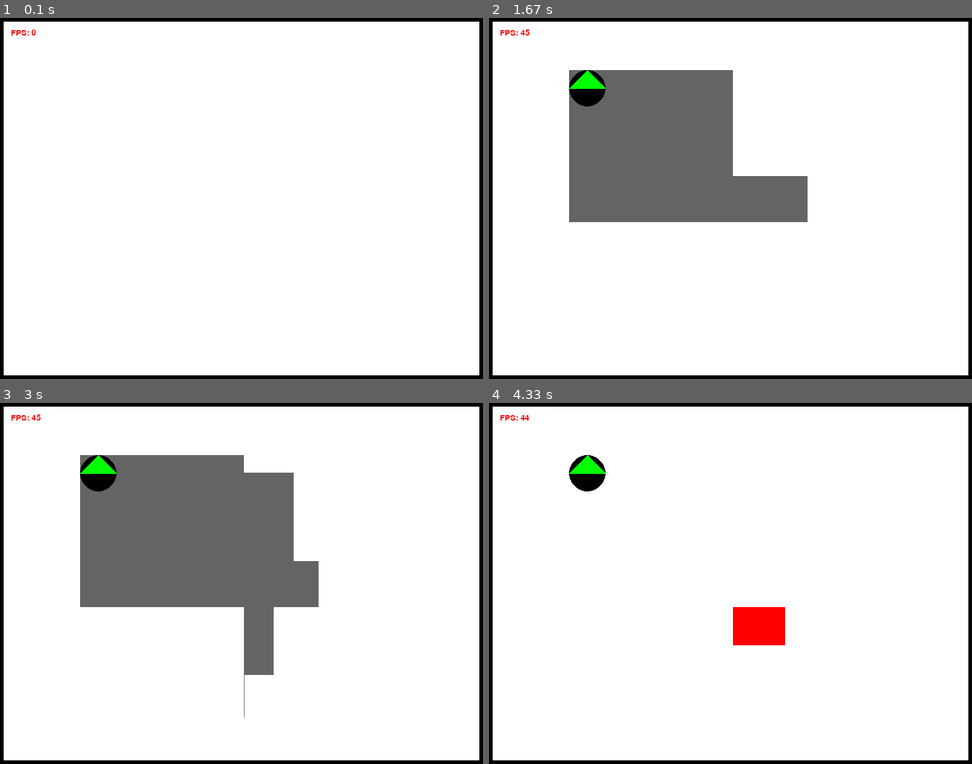
Above: before the commit, frames 1-4 (two rows, left to right).
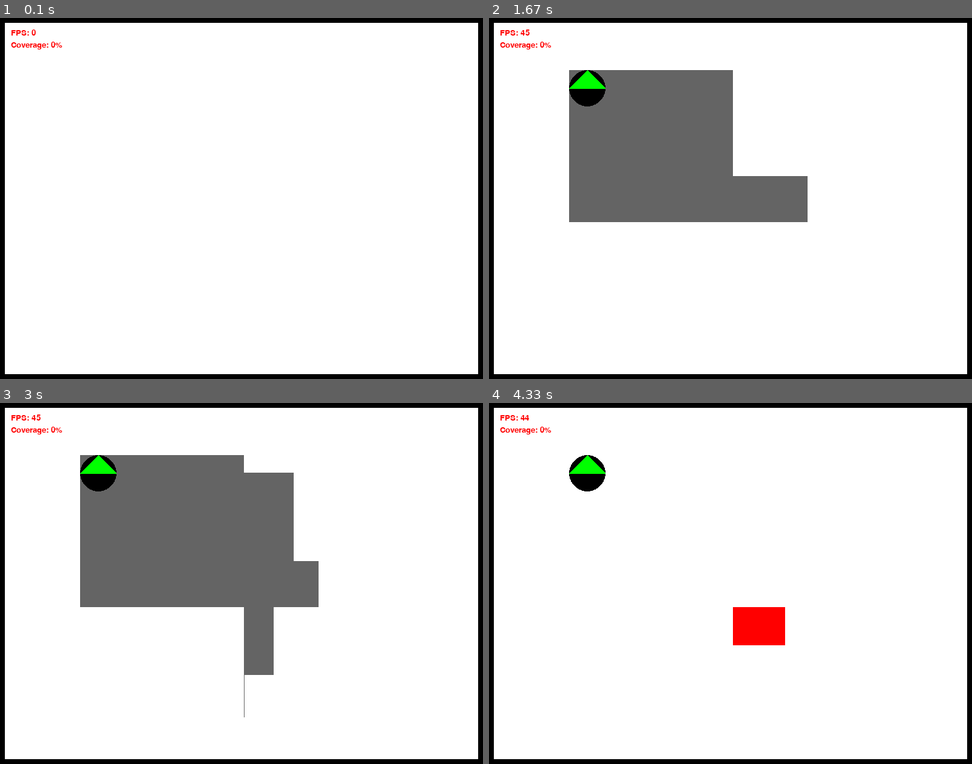
Above: after the commit, the same moments.

Repository: StatueFungus/VacuumCleanerSim
Game: pygame game, started from VacuumCleanerSim.py
Two runs of this game, one before a commit and one after it. Both use one fixed random seed, a clock stepped at 60 frames per second and the inputs below.
Inputs (mouse positions are in pixels of both pictures, inside the frame that each line leads up to):
- Up to frame 1 (0.1 s): no input
- Up to frame 2 (1.67 s): press the mouse at (735, 223) at 0.37 s; move the mouse to (672, 212) at 0.47 s; release the mouse at (614, 202) at 0.6 s; press the mouse at (735, 223) at 0.7 s; move the mouse to (653, 144) at 0.8 s; release the mouse at (571, 68) at 0.93 s; tap R at 1 s; press the mouse at (735, 223) at 1.37 s; move the mouse to (769, 198) at 1.47 s; release the mouse at (807, 176) at 1.6 s
- Up to frame 3 (3 s): press the mouse at (246, 608) at 1.7 s; move the mouse to (246, 662) at 1.8 s; release the mouse at (246, 717) at 1.93 s; press the mouse at (246, 608) at 2.03 s; move the mouse to (270, 540) at 2.13 s; release the mouse at (294, 471) at 2.27 s; press the mouse at (246, 608) at 2.37 s; move the mouse to (260, 641) at 2.47 s; release the mouse at (275, 673) at 2.6 s
- Up to frame 4 (4.33 s): press the mouse at (735, 608) at 3.2 s; move the mouse to (744, 644) at 3.3 s; release the mouse at (754, 680) at 3.43 s; tap C at 3.83 s; press the mouse at (735, 608) at 4.2 s; move the mouse to (783, 644) at 4.3 s

The runs differ from the first frame. In frame 1, 1.2% of the frame differs, in the area x 0-100%, y 1-99%; in frame 2, 1.2%; in frame 3, 1.2%; in frame 4, 1.2%.

Commit message:
shows percentage of the coverage

Diff:
--- a/RoomEnvironment.py
+++ b/RoomEnvironment.py
@@ -2,9 +2,10 @@
 from events.ObstacleAdded import ObstacleAdded
 from events.RobotPlaced import RobotPlaced
 from events.TileCovered import TileCovered
+from sprite import Box
 from sprite.Obstacle import Obstacle
 from sprite.Robot import Robot
-from sprite.Tile import Tile
+from sprite.Tile import Tile, TileState
 from utils.colorUtils import DARK_GREY
 from utils.listUtils import filter_none
 
@@ -20,8 +21,8 @@
         self.height = height
         self.tile_size = tile_size
 
+        self.initialize_tiles()
         self.initialize_walls()
-        self.initialize_tiles()
 
     def update(self, events):
         new_events = []
@@ -46,7 +47,8 @@
         self.walls.append(Obstacle(self.width - self.tile_size, self.tile_size, self.tile_size,
                                    self.height - 2 * self.tile_size))
 
-        self.obstacles = list(self.walls)
+        for obstacle in self.walls:
+            self._add_obstacle(obstacle)
 
     def initialize_tiles(self):
         for x in range(0, self.width, self.tile_size):
@@ -95,8 +97,14 @@
 
         # return ObstacleAdded event with clipped obstacle
         new_obstacle = Obstacle(x, y, width, height, DARK_GREY)
-        self.obstacles.append(new_obstacle)
+        self._add_obstacle(new_obstacle)
         return ObstacleAdded(new_obstacle)
+
+    def _add_obstacle(self, obstacle: Obstacle):
+        self.obstacles.append(obstacle)
+        affected_tiles = self.get_affected_tiles(obstacle.rect.x, obstacle.rect.y, obstacle.width, obstacle.height)
+        for tile in affected_tiles:
+            tile.state = TileState.COVERED_BY_OBSTACLE
 
     def handle_drawn_robot(self, robot):
         x, y, radius = robot[0], robot[1], robot[2]
@@ -120,7 +128,8 @@
         if self.robot is not None:
             x, y, r = self.robot.x, self.robot.y, self.robot.radius
             affected_tiles = self.get_affected_tiles(x, y, r * 2, r * 2)
-            affected_covered_tiles = filter(lambda t: not t.covered and self.robot.covers_tile(t), affected_tiles)
+            affected_covered_tiles = list(filter(lambda t: t.state == TileState.UNCOVERED and self.robot.covers_tile(t),
+                                                 affected_tiles))
 
             covered_tiles_events.extend(map(lambda t: TileCovered(t), affected_covered_tiles))
         return covered_tiles_events
@@ -130,10 +139,19 @@
         start_x = int(x / self.tile_size)
         start_y = int(y / self.tile_size)
         end_x = int((x + width) / self.tile_size)
+        end_x = end_x - 1 if x % self.tile_size == 0 else end_x
         end_y = int((y + height) / self.tile_size)
+        end_y = end_y - 1 if y % self.tile_size == 0 else end_y
 
         for idx_x in range(start_x, end_x + 1):
             for idx_y in range(start_y, end_y + 1):
                 affected_tiles.append(self.tiles[idx_x][idx_y])
 
         return affected_tiles
+
+    def get_tile_count(self):
+        count = 0
+        for col in self.tiles:
+            uncovered_tiles = list(filter(lambda t: t.state == TileState.UNCOVERED, col))
+            count = count + len(uncovered_tiles)
+        return count
--- a/VacuumCleanerSim.py
+++ b/VacuumCleanerSim.py
@@ -68,6 +68,7 @@
                 if self.run_mode == Runmode.BUILD:  # it is not possible to switch from sim to build mode
                     self.run_mode = Runmode.SIM
                     self.visualizer.set_run_mode(self.run_mode)
+                    self.visualizer.set_tile_count(self.environment.get_tile_count())
                     log.error("Switched run mode to simulation")
             elif event.type == KEYDOWN and event.key == K_ESCAPE:
                 sys.exit()
--- a/Visualizer.py
+++ b/Visualizer.py
@@ -35,6 +35,10 @@
 
         self.obstacle_group = pygame.sprite.Group()
         self.obstacle_group.add(env.obstacles)
+
+        # --- used for statistic --
+        self.tile_count = 0
+        self.covered_tiles = 0
 
         # --- Temp rectangle for placing new rectangles ---
         self.mouse_down = False
@@ -83,6 +87,7 @@
                 log.error("Robot placed")
                 self.robot_group.add(event.placed_robot)
             if event.type == EventType.TILE_COVERED:
+                self.covered_tiles = self.covered_tiles + 1
                 self.tile_group.add(event.tile)
 
     def get_draw_events(self):
@@ -113,15 +118,24 @@
     def set_run_mode(self, new_run_mode):
         self.run_mode = new_run_mode
 
+    def set_tile_count(self, count: int):
+        self.tile_count = count
+
     def draw_fps(self):
         if conf["debug"]["draw_fps"]:
             fps = self.font.render("FPS: " + str(int(self.clock.get_fps())), True, RED)
             self.screen.blit(fps, (20, 20))
 
+    def draw_coverage(self):
+        if conf["debug"]["draw_coverage"]:
+            percentage = self.covered_tiles / self.tile_count * 100 if self.tile_count > 0 else 0
+            coverage_text = self.font.render("Coverage: " + str(int(percentage)) + "%", True, RED)
+            self.screen.blit(coverage_text, (20, 40))
+
     def draw_time(self):
         if conf["debug"]["draw_time"] and self.run_mode == Runmode.SIM:
             time = self.font.render("Time: " + str(self.ticks), True, RED)
-            self.screen.blit(time, (20, 40))
+            self.screen.blit(time, (20, 60))
 
     def draw(self):
         self.screen.fill(WHITE)
@@ -139,5 +153,6 @@
         self.draw_temp_rectangle()
         self.draw_fps()
         self.draw_time()
+        self.draw_coverage()
 
         pygame.display.flip()
--- a/conf/config.json
+++ b/conf/config.json
@@ -1,6 +1,6 @@
 {
   "environment": {
-    "tile_size": 8,
+    "tile_size": 10,
     "width": 800,
     "height": 600
   },
--- a/events/TileCovered.py
+++ b/events/TileCovered.py
@@ -1,5 +1,5 @@
 from events.EventType import EventType
-from sprite.Tile import Tile
+from sprite.Tile import Tile, TileState
 
 
 class TileCovered:
@@ -7,3 +7,4 @@
 
     def __init__(self, tile: Tile):
         self.tile = tile
+        self.tile.state = TileState.COVERED
--- a/sprite/Tile.py
+++ b/sprite/Tile.py
@@ -1,3 +1,5 @@
+from enum import Enum
+
 from sprite.Box import Box
 from utils.colorUtils import LIGHT_GREY
 from utils.confUtils import CONF as conf
@@ -9,4 +11,10 @@
         ts = conf["environment"]["tile_size"]
         super().__init__(x, y, ts, ts, LIGHT_GREY)
 
-        self.covered = False
+        self.state = TileState.UNCOVERED
+
+
+class TileState(Enum):
+    UNCOVERED = 0
+    COVERED = 1
+    COVERED_BY_OBSTACLE = 2
